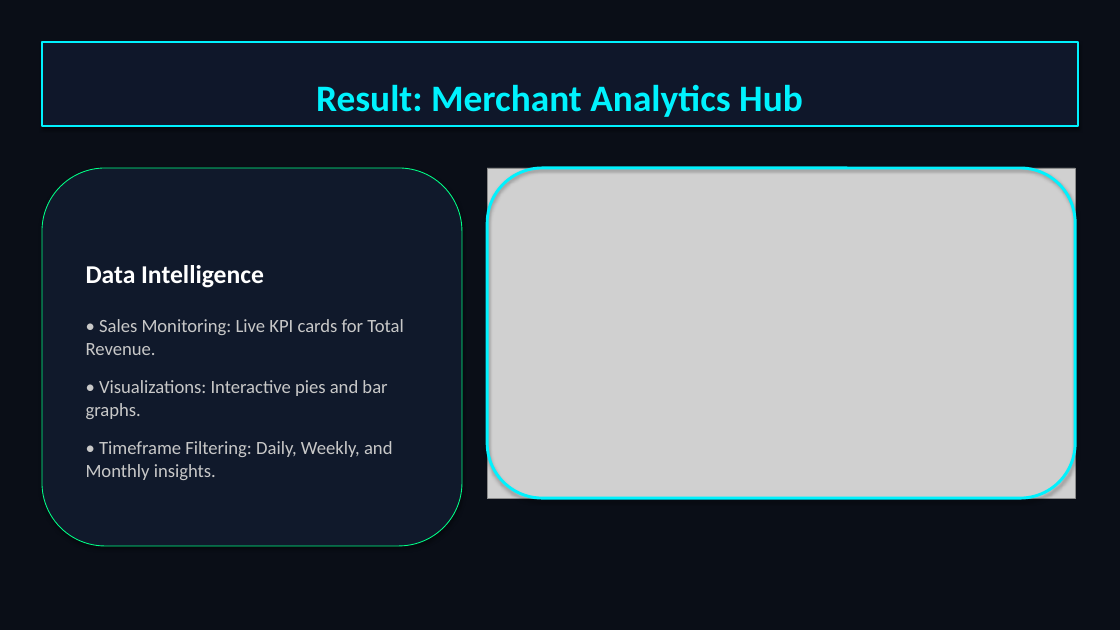
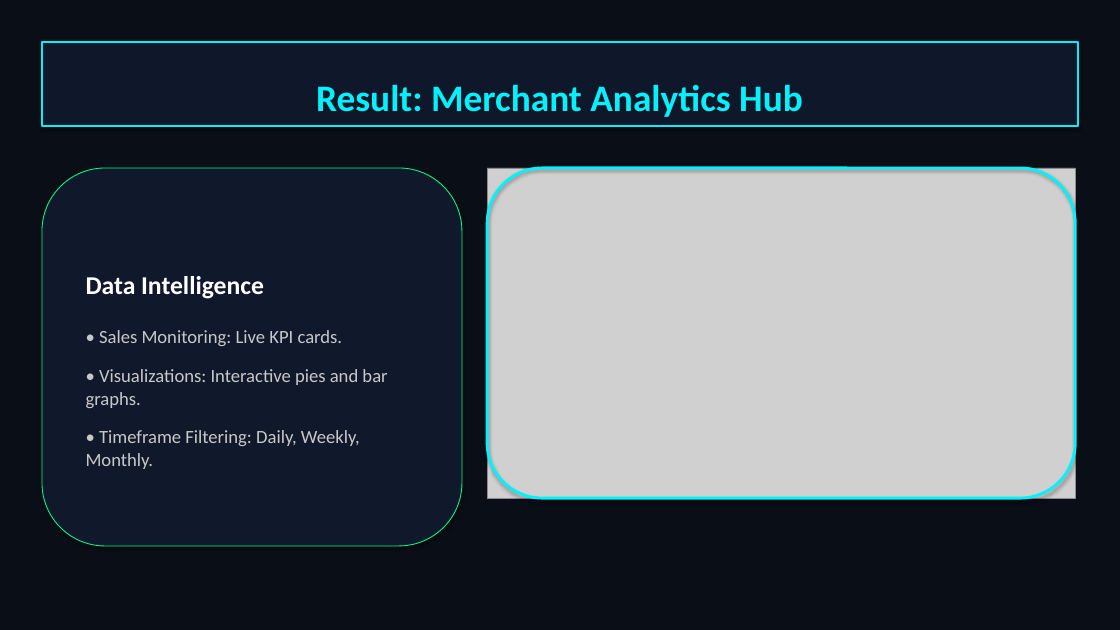
Before and after one commit to sanketkirdat08-cmd/vernaledger-ai, a slide deck: slide 4 of VernaLedger_Full_Presentation.pptx. Drawn at 1120x630 pixels with LibreOffice and Linux fonts; fonts in the diff are those of the drawing; grey boxes stand for pictures. Boxes give left, top, right and bottom in pixels: in the first picture for what was removed or moved away, otherwise in the second. Text is boxed around its words. In the diff, an @@ line names an element or a change of style, - is before the commit and + after.

```diff
--- a/VernaLedger_Full_Presentation.pptx
+++ b/VernaLedger_Full_Presentation.pptx
@@ text in rounded rectangle at [99, 330, 343, 346]: text changed @@
-• Sales Monitoring: Live KPI cards for Total Revenue.
+• Sales Monitoring: Live KPI cards.
@@ text in rounded rectangle at [86, 430, 360, 469]: text changed @@
-• Timeframe Filtering: Daily, Weekly, and Monthly insights.
+• Timeframe Filtering: Daily, Weekly, Monthly.
```
Also in this commit, not shown: 6 other slides changed, 1 other file.
